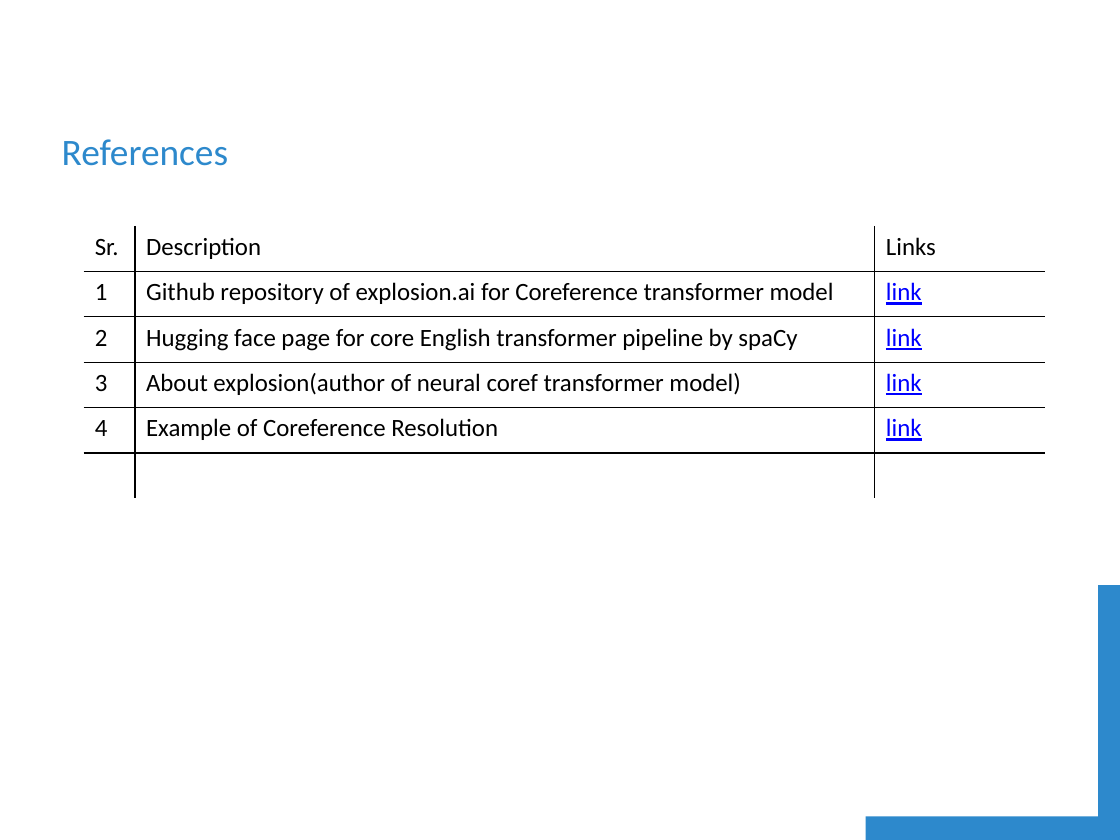
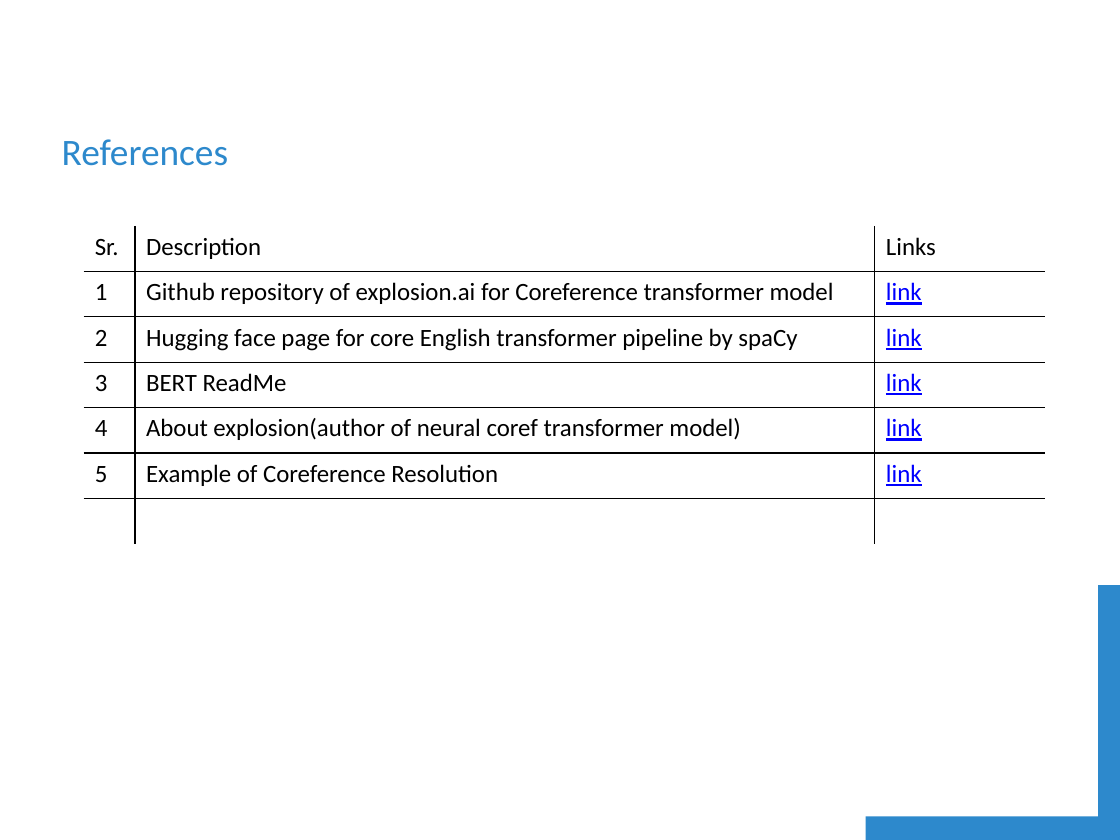
Before and after one commit to shubhamsuryawanshi/goal_extraction, a slide deck: slide 9 of documentation/Presentation.pptx. Drawn at 1120x840 pixels with LibreOffice and Linux fonts; fonts in the diff are those of the drawing; background and template pictures are left out. Boxes give left, top, right and bottom in pixels: in the first picture for what was removed or moved away, otherwise in the second. Text is boxed around its words. In the diff, an @@ line names an element or a change of style, - is before the commit and + after.

```diff
--- a/documentation/Presentation.pptx
+++ b/documentation/Presentation.pptx
@@ table at <box>84,226,1046,544</box> @@
-row 4: 3 | About explosion(author of neural coref transformer model) | link
-row 5: 4 | Example of Coreference Resolution | link
+row 4: 3 | BERT ReadMe | link
+row 5: 4 | About explosion(author of neural coref transformer model) | link
+row 6: 5 | Example of Coreference Resolution | link
```
Also in this commit, not shown: 7 other slides changed, 2 other files.
